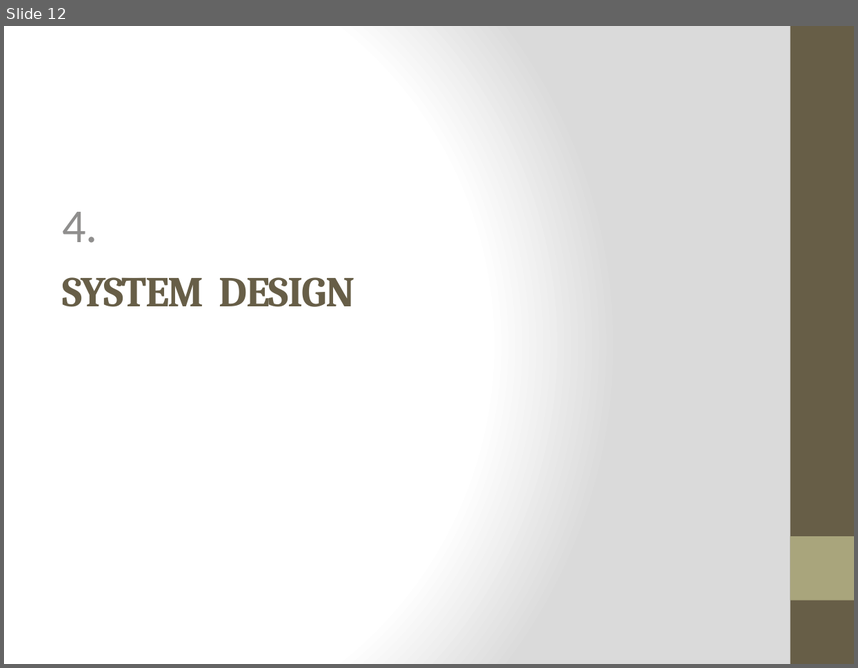
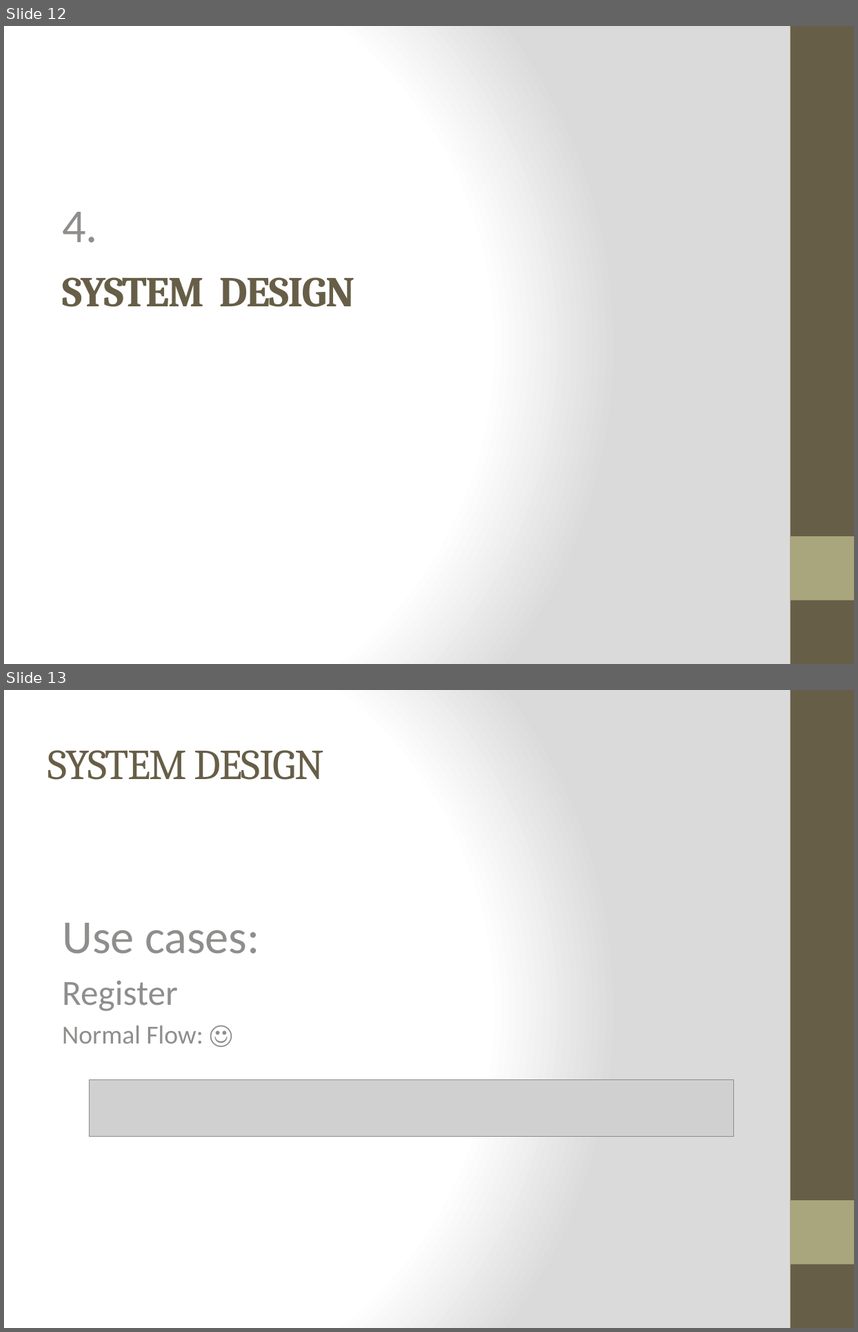
Before and after one commit to WesleyTrescott/MVC-Capstone, a slide deck: Design Specification/Design Specification.pptx. Shown one above the other, each under a label of ours: slide 12 before the commit, slides 12 and 13 after it. The pictures are 858x668 and 858x1332 pixels, drawn with LibreOffice and Linux fonts; fonts in the diff are those of the drawing; grey boxes stand for pictures. Boxes give left, top, right and bottom in pixels: in the first picture for what was removed or moved away, otherwise in the second. Text is boxed around its words. In the diff, an @@ line names an element or a change of style, - is before the commit and + after.

Commit message:
Updated ppt
includes db design, use cases, intro

```diff
--- a/Design Specification/Design Specification.pptx
+++ b/Design Specification/Design Specification.pptx
@@ slide 13 added at (4, 690, 854, 1328), background gradient #FFFFFF to #DADADA; not listed: 2 template elements that a slide beside it also shows @@
@@ title added at (48, 750, 324, 780), 36 pt, text #675E47 @@
+SYSTEM DESIGN
@@ text added at (62, 923, 260, 1043), 22 pt, text #8F8F8D @@
+Use cases:
+Register
+Normal Flow: ☺
@@ picture added at (89, 1079, 733, 1136) @@
```
Also in this commit, not shown: 9 other slides added, 2 slides removed.
